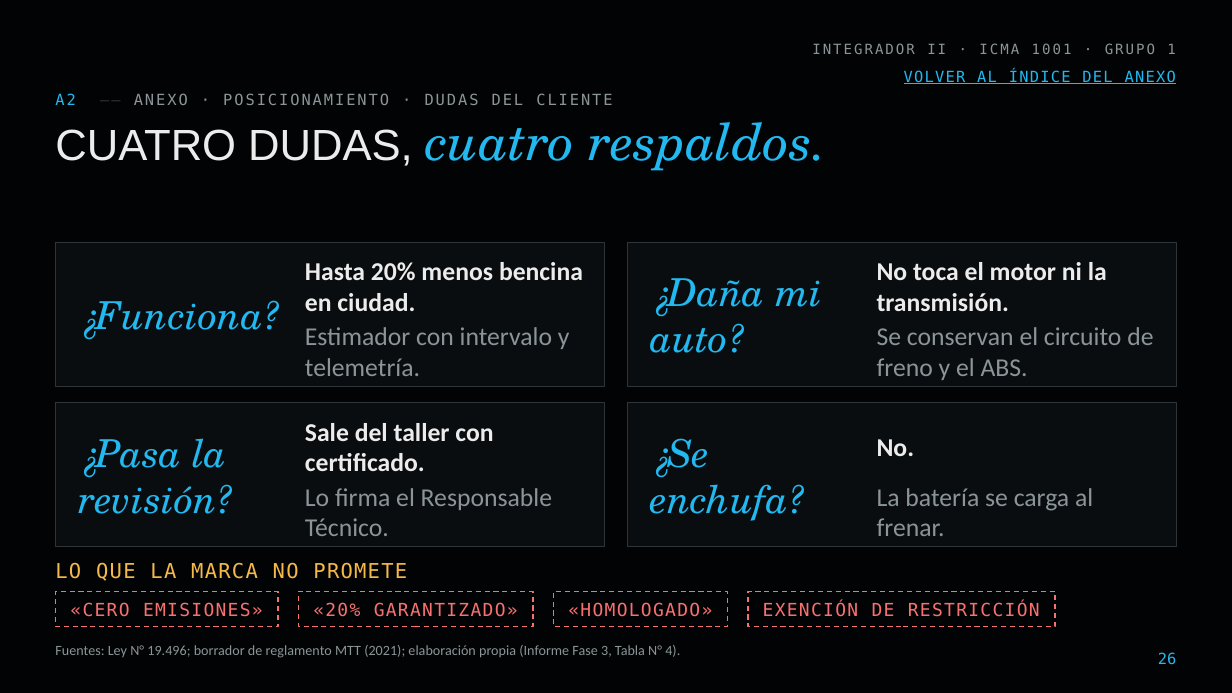
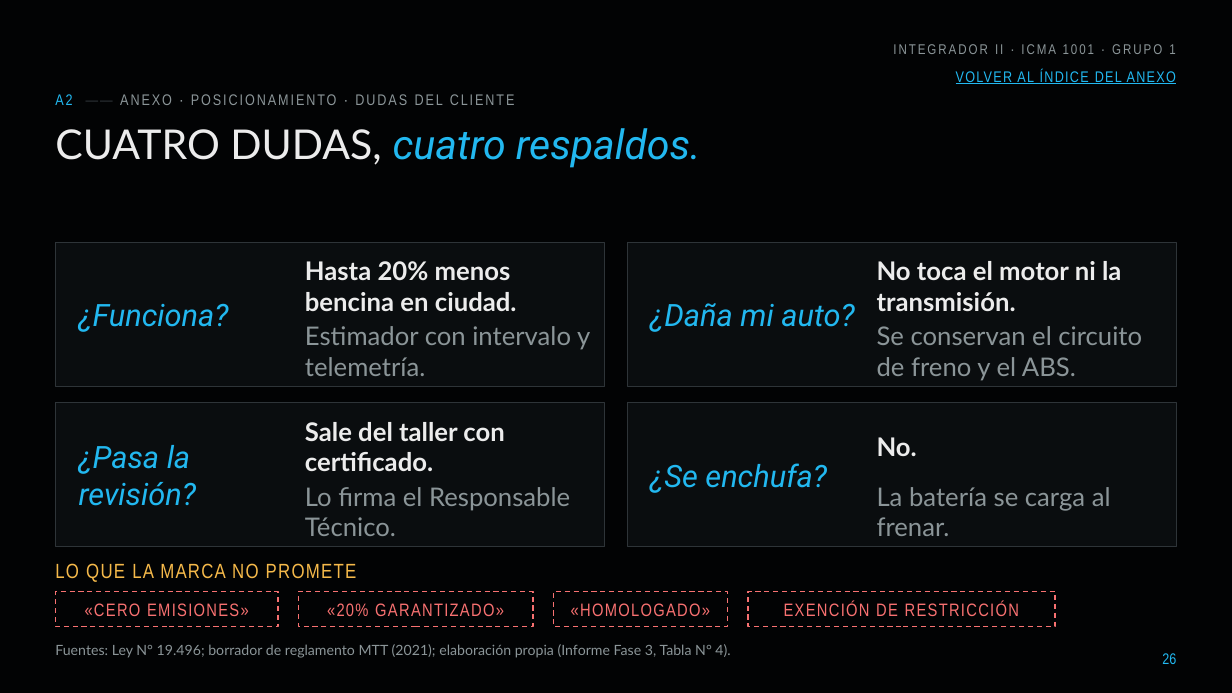
Before and after one commit to diegoaam0109-ux/lumine, a slide deck: slide 26 of fase-3/Grupo_01_LumineMotors_Fase3.pptx. Drawn at 1232x693 pixels with LibreOffice and Linux fonts; fonts in the diff are those of the drawing; background and template pictures are left out. Boxes give left, top, right and bottom in pixels: in the first picture for what was removed or moved away, otherwise in the second. Text is boxed around its words. In the diff, an @@ line names an element or a change of style, - is before the commit and + after.

```diff
--- a/fase-3/Grupo_01_LumineMotors_Fase3.pptx
+++ b/fase-3/Grupo_01_LumineMotors_Fase3.pptx
@@ font DejaVu Sans Mono to Arial Narrow in 9 elements at [956, 70, 1176, 84], [55, 94, 515, 105], [55, 563, 357, 582], [85, 603, 249, 616], [327, 603, 504, 616], [571, 603, 710, 616], [784, 602, 1019, 616], [1162, 653, 1176, 664], [893, 44, 1175, 54] @@
@@ title "CUATRO DUDAS, cuatro respaldos." at [55, 128, 701, 168]: size 34 to 32 pt, font Arial to Lato in "CUATRO DUDAS,"; size 40 to 32 pt, font TeX Gyre Schola to Roboto in "cuatro respaldos." @@
@@ size 30 to 24 pt, font TeX Gyre Schola to Roboto in 4 elements at [79, 303, 229, 332], [650, 303, 854, 332], [79, 445, 196, 506], [650, 463, 827, 493] @@
@@ font Calibri to Lato in 9 elements at [55, 644, 730, 658], [305, 261, 517, 311], [305, 326, 590, 376], [877, 261, 1121, 312], [877, 326, 1142, 381], [305, 422, 504, 471], [305, 487, 570, 536], [877, 437, 917, 456], [877, 487, 1111, 536] @@
```
Also in this commit, not shown: 34 other slides changed, 23 other files.
